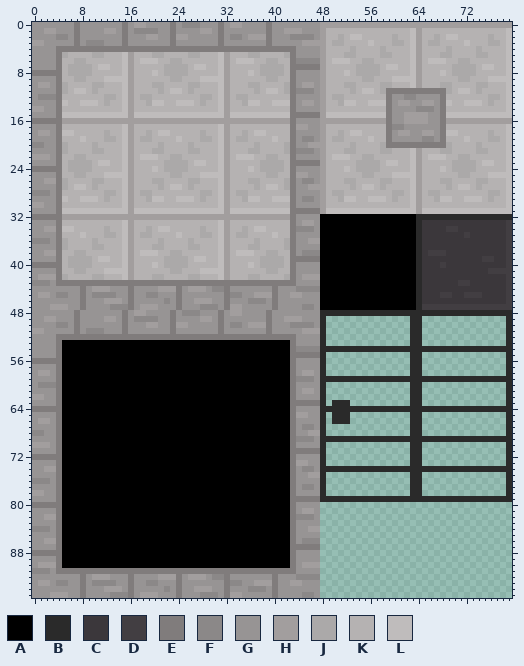
Edited in one commit: sprite sheet (new-game-project/Sprites/Map/Tileset.png). Above is the file before it was changed.
The file is 80x96 pixels. Colours within 5 levels of each other are drawn and written as one.
Palette (. is transparent): A #000000  B #2a2a2a  C #3b373b  D #423e42  E #807c7c  F #8b8888  G #979494  H #a29e9e  J #aba9a9  K #b5b2b2  L #bfbcbc
Pixels before (only the part around the change), first column x 44:
66 GGGGB.BBB..........BB..
67 GFFGB..............BB..
68 GGHHB..............BB..
69 FFFGBBBBBBBBBBBBBBBBBBB
70 GGGGB..............BB..
71 EEEEB..............BB..
72 GGGGB..............BB..
73 HHGGB..............BB..
74 GFFGBBBBBBBBBBBBBBBBBBB
75 GGHHB..............BB..
76 GGGGB..............BB..
77 GFFGB..............BB..
78 GGGGB..............BB..
79 EEEEBBBBBBBBBBBBBBBBBBB
80 GGGG...................
81 GHHG...................
82 FFFG...................
83 GGGG...................
84 GGHH...................
85 GGGG...................
86 GFFF...................
87 EEEE...................
88 GGGG...................
89 GGGG...................
90 GHHH...................
91 GGGG...................
92 FFFF...................
93 HGGG...................
94 GGGG...................
95 GFFG...................
After:
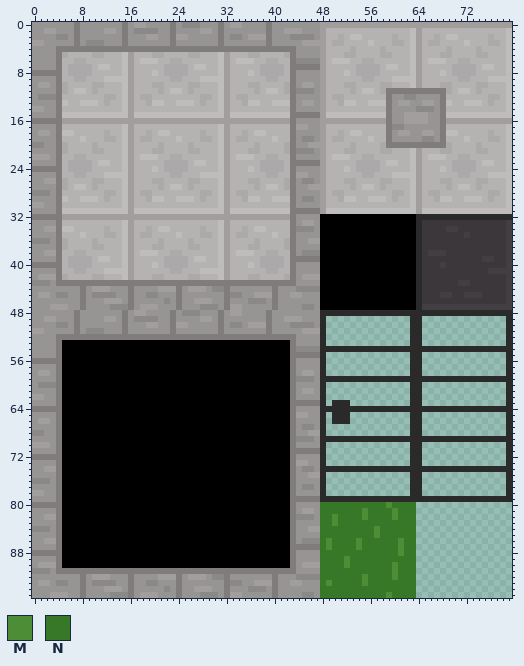
Colours new in this view: M #4d8d36  N #367728
Changes in this commit:
y 80: x 48..63 ................ -> NNNNNNNNNNNMNNNN
y 81: x 48..63 ................ -> NNNNNNNMNNNNMNNN
y 82: x 48..63 ................ -> NNMNNNNMNNNNMNNN
y 83: x 48..63 ................ -> NNMNNNNNNNNNNNNN
y 84..85: x 48..63 ................ -> NNNNNNNNNMNNNNNN
y 86..87: x 48..63 ................ -> NMNNNNMNNNNNNMNN
y 88: x 48..63 ................ -> NNNNNNNNNNNNNMNN
y 89: x 48..63 ................ -> NNNNMNNNNNNNNNNN
y 90: x 48..63 ................ -> NNNNMNNNNNNNMNNN
y 91: x 48..63 ................ -> NNNNNNNNNNNNMNNN
y 92: x 48..63 ................ -> NNNNNNNMNNNNMNNN
y 93: x 48..63 ................ -> NMNNNNNMNNNNNNNN
y 94: x 48..63 ................ -> NNNNNNNNNNNNNNNN
y 95: x 48..63 ................ -> NNNNNNNNNNNMNNNN
